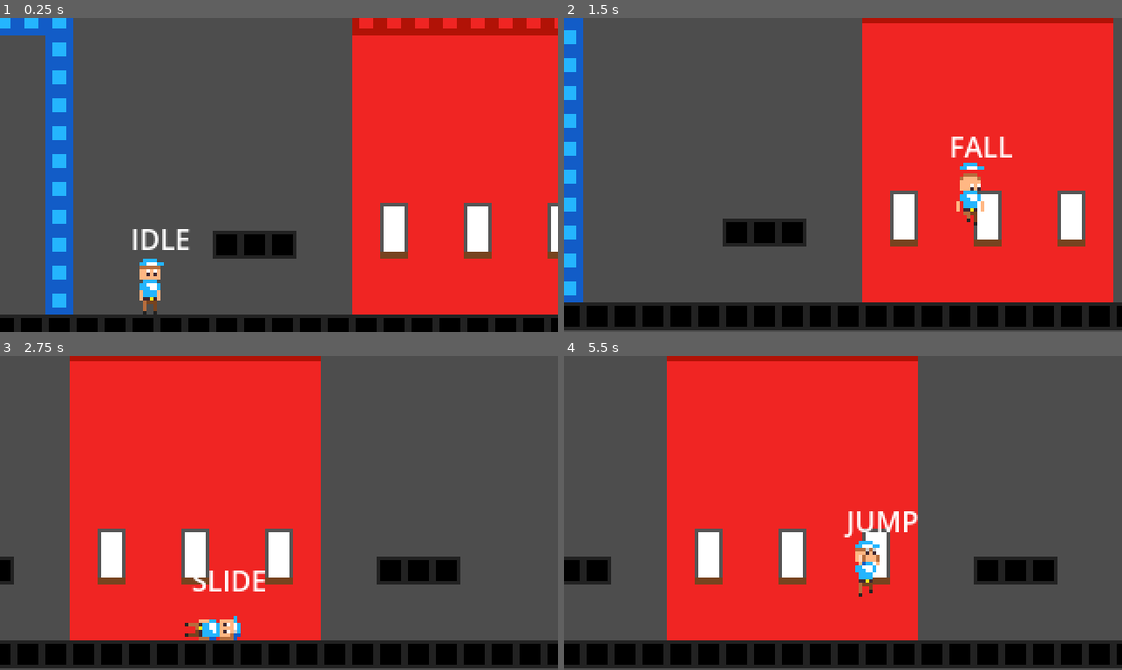
Above: before the commit, frames 1-4 (two rows, left to right).
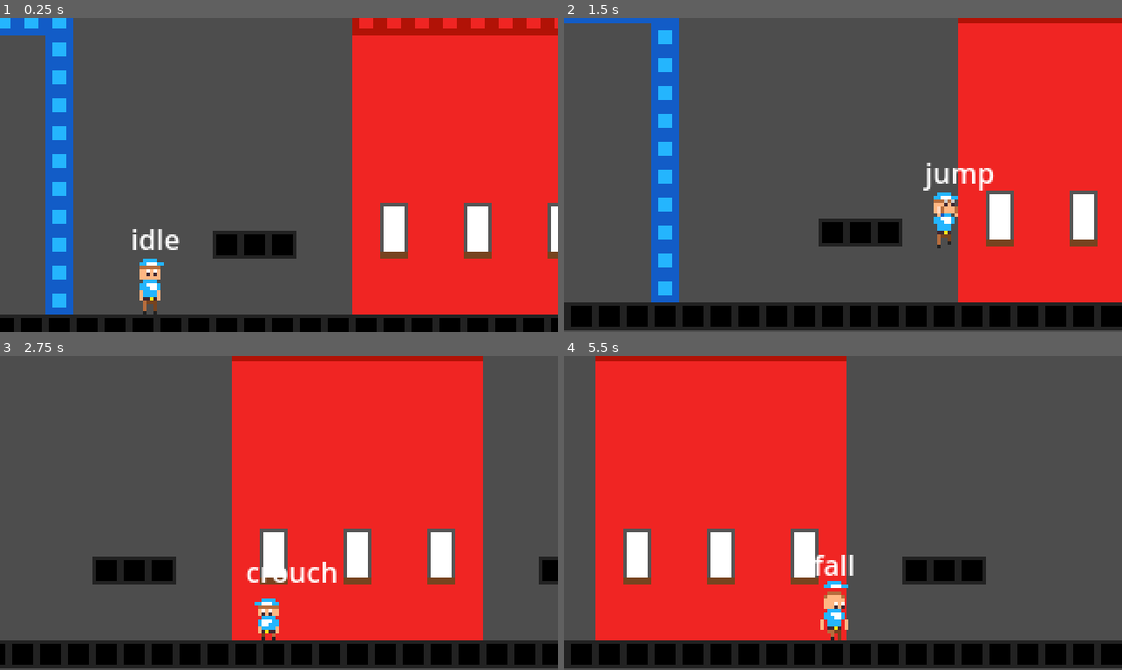
Above: after the commit, the same moments.

Repository: SpicyTime/Post-Haste
Game: Godot game, scene res://Game/game.tscn
Same seed, same stepped clock (60 frames per second), same inputs: the game is played once before the commit and once after it.
Inputs:
- Up to frame 1 (0.25 s): no input
- Up to frame 2 (1.5 s): hold S (crouch) 0.53-1.28 s; hold D (move_right) from 0.53 s (still down); tap W (jump) at 0.77, 0.8, 1.07, 1.35 s
- Up to frame 3 (2.75 s): tap W (jump) at 1.52, 1.82, 2.3 s; tap S (crouch) at 1.55 s; release D (move_right) at 2.03 s; hold A (move_left) from 2.03 s (still down); hold S (crouch) from 2.03 s (still down)
- Up to frame 4 (5.5 s): release A (move_left) at 2.78 s; release S (crouch) at 2.78 s; hold D (move_right) 2.78-4.28 s; tap S (crouch) at 2.85, 4.35 s; tap W (jump) at 3.02, 3.32, 3.6, 3.77, 4.07, 4.52, 4.82, 5.3 s; hold A (move_left) 4.28-5.03 s; hold D (move_right) from 5.03 s (still down); hold S (crouch) from 5.03 s (still down)

The runs differ from the first frame. In frame 1, 0.5% of the frame differs, in the area x 23-35%, y 67-74%; in frame 2, 33%; in frame 3, 56%, in the area x 0-100%, y 0-99%; in frame 4, 31%.

Commit message:
Refactored the PlayerState system into a state machine

Diff:
--- /dev/null
+++ b/StateMachine/States/crouch.gd
@@ -0,0 +1,8 @@
+extends "res://StateMachine/state.gd"
+
+func can_enter() -> bool:
+	var prev_state_name = state_machine.get_state_name(state_machine.prev_state)
+	return machine_owner.is_on_floor() and machine_owner.is_crouching or ((prev_state_name == "slide" or prev_state_name == "crouch") and machine_owner.is_touching_ceiling())
+
+func update(delta: float) -> void:
+	machine_owner.apply_horizontal_movement(delta)
--- /dev/null
+++ b/StateMachine/States/fall.gd
@@ -0,0 +1,8 @@
+extends "res://StateMachine/state.gd"
+
+func can_enter() -> bool:
+	return true
+
+func update(delta: float) -> void:
+	machine_owner.apply_horizontal_movement(delta)
+	machine_owner.velocity.y += machine_owner.GRAVITY * delta
--- /dev/null
+++ b/StateMachine/States/hang.gd
@@ -0,0 +1,15 @@
+extends "res://StateMachine/state.gd"
+
+func can_enter() -> bool:
+	return machine_owner.is_touching_wall_only() and  not machine_owner.hang_touching_wall() and machine_owner.can_hang
+
+func update(delta: float) -> void:
+	var hand_offset: Vector2 = Vector2(7, -7)
+	var hand_pos: Vector2 = machine_owner.global_position + hand_offset
+	var y: int = int(hand_pos.y)
+	var snapped_y: int = y - ((y ) % 16)
+	if abs(snapped_y + 16 - y) < abs(snapped_y - y):
+		snapped_y += 16
+	var delta_y: int= snapped_y - int(hand_pos.y)
+	machine_owner.global_position.y += delta_y
+	machine_owner.velocity = Vector2.ZERO
--- /dev/null
+++ b/StateMachine/States/idle.gd
@@ -0,0 +1,8 @@
+extends "res://StateMachine/state.gd"
+
+func can_enter() -> bool:
+	return machine_owner.is_on_floor() and not machine_owner.is_sliding and  (
+		machine_owner.input_vector.x == 0 and not machine_owner.is_crouching )
+
+func update(delta: float) -> void:
+	machine_owner.velocity.x = move_toward(machine_owner.velocity.x, 0 , machine_owner.FRICTION * delta )
--- /dev/null
+++ b/StateMachine/States/jump.gd
@@ -0,0 +1,7 @@
+extends "res://StateMachine/state.gd"
+func can_enter() -> bool:
+	return machine_owner.velocity.y < 0 or machine_owner.jump_pressed
+
+func update(delta: float) -> void:
+	machine_owner.apply_horizontal_movement(delta)
+	machine_owner.velocity.y += machine_owner.GRAVITY * delta
--- /dev/null
+++ b/StateMachine/States/run.gd
@@ -0,0 +1,8 @@
+extends "res://StateMachine/state.gd"
+
+func can_enter() -> bool:
+	return machine_owner.input_vector.x != 0 and machine_owner.is_on_floor() and not machine_owner.is_sliding
+
+func update(delta: float) -> void:
+	machine_owner.velocity.x = move_toward( machine_owner.velocity.x,  machine_owner.input_vector.x *  machine_owner.MAX_WALK_SPEED,  machine_owner.ACCEL * delta)
+	machine_owner.velocity.y += machine_owner.GRAVITY * delta
--- /dev/null
+++ b/StateMachine/States/slide.gd
@@ -0,0 +1,17 @@
+extends "res://StateMachine/state.gd"
+
+func can_enter() -> bool:
+	return machine_owner.is_on_floor() and machine_owner.is_sliding
+
+func update(delta: float) -> void:
+	machine_owner.velocity.x = move_toward(machine_owner.velocity.x, 0, machine_owner.SLIDE_FRICTION * delta)
+	machine_owner.velocity.y += machine_owner.GRAVITY * delta
+	#Another way the slide is cancelled.
+		#If the player is not inputting a horizontal movement direction and the player is going too slow
+		#the slide is cancelled and the player is put in the IDLE state.
+	if machine_owner.input_vector.x == 0 and abs(machine_owner.velocity.x) < 1 and not machine_owner.is_crouching:
+		machine_owner.is_sliding = false
+		#Otherwise, if the player is inputting a movement direction and the player is going too slow
+		#the slide will be cancelled and the player will be put in the RUN state.
+	elif machine_owner.input_vector.x != 0 and abs(machine_owner.velocity.x) < machine_owner.MAX_WALK_SPEED / 2 and not machine_owner.is_crouching:
+		machine_owner.is_sliding = false
--- /dev/null
+++ b/StateMachine/States/wall_slide.gd
@@ -0,0 +1,7 @@
+extends "res://StateMachine/state.gd"
+
+func can_enter() -> bool:
+	return machine_owner.check_wall_slide_manual() or ( machine_owner.is_touching_wall_only() and machine_owner.time_since_wall_jump <= machine_owner.jump_chain_time)
+
+func update(delta: float) -> void:
+	machine_owner.velocity.y = min(machine_owner.velocity.y + machine_owner.GRAVITY * delta, 30)
--- /dev/null
+++ b/StateMachine/state.gd
@@ -0,0 +1,15 @@
+extends Node
+class_name State
+var machine_owner: CharacterBody2D = null
+var state_machine: StateMachine = null
+func can_enter() -> bool:
+	return false
+
+func enter() -> void:
+	pass
+
+func exit() -> void:
+	pass
+
+func update(_delta: float) -> void:
+	pass
--- /dev/null
+++ b/StateMachine/state_machine.gd
@@ -0,0 +1,74 @@
+extends Node
+class_name StateMachine
+@export var machine_owner: CharacterBody2D = null
+var current_state: State = null
+var current_state_name: String = ""
+var prev_state: State = null
+var states: Dictionary = {}
+var state_textures: Dictionary = {}
+var state_priority: Array[String] = []
+var player_assets_folder_path: String = "res://Assets/Sprites/Player"
+var prev_texture: Texture2D
+func to_snake_case(input: String) -> String:
+	var result := ""
+	for i in input.length():
+		var character := input[i]
+		if character == character.to_upper() and character != character.to_lower() and i != 0:
+			result += "_"
+		result += character.to_lower()
+	return result
+func get_state_name(state: State = current_state) -> String:
+	if state:
+		return to_snake_case(state.name)
+	return ""
+func init_textures() -> void:
+	var dir: DirAccess = DirAccess.open(player_assets_folder_path)
+	if dir:
+		dir.list_dir_begin()
+		var file_name: String = dir.get_next()
+		while file_name != "":
+			if not dir.current_is_dir() and not ".import" in file_name:
+				var texture_path: String = player_assets_folder_path + "/" + file_name
+				var texture: Texture2D = load(texture_path)
+				var texture_name: String = to_snake_case(file_name.get_basename())
+				state_textures[states.get(texture_name)] = texture
+			file_name = dir.get_next()
+		dir.list_dir_end()
+func init_states() -> void:
+	for state in get_children():
+		states[to_snake_case(state.name)] = state
+		state.machine_owner = machine_owner
+		state.state_machine = self
+func _ready() -> void:
+	init_states()
+	init_textures()
+	state_priority = ["idle", "slide", "crouch", "run", "wall_slide", "hang", "jump", "fall"]
+	change_state("idle")
+
+func change_state(state_name: String) -> void:
+	prev_texture = state_textures.get(current_state)
+	if current_state:
+		current_state.exit()
+	current_state = states.get(state_name)
+	current_state_name = state_name
+	if current_state:
+		current_state.enter()
+
+func update(delta: float) -> void:
+
+	for state_name in state_priority:
+		if states.get(state_name).can_enter() and current_state != prev_state:
+			change_state(state_name)
+			break
+	current_state.update(delta)
+	if prev_texture != state_textures.get(current_state) and prev_texture != null:
+		machine_owner.sprite_2d.texture = state_textures.get(current_state)
+		machine_owner.disable_colliders()
+		if current_state_name == "slide":
+			machine_owner.find_child("SlideCollider").disabled = false
+			machine_owner.global_position.y += 8
+		elif current_state_name == "crouch":
+			machine_owner.find_child("CrouchCollider").disabled = false
+			machine_owner.global_position.y += 10
+		else:
+			machine_owner.find_child("RegCollider").disabled = false
--- /dev/null
+++ b/StateMachine/state_machine.tscn
@@ -0,0 +1,38 @@
+[gd_scene load_steps=10 format=3 uid="uid://blrqyccncs87y"]
+
+[ext_resource type="Script" uid="uid://bc76yr27mqu8l" path="res://StateMachine/state_machine.gd" id="1_jm0mb"]
+[ext_resource type="Script" uid="uid://pfeqgfp7pwm7" path="res://StateMachine/States/idle.gd" id="2_71vpo"]
+[ext_resource type="Script" uid="uid://csvxdpb4ubbu8" path="res://StateMachine/States/run.gd" id="3_6k727"]
+[ext_resource type="Script" uid="uid://c3yfwh00bl71w" path="res://StateMachine/States/crouch.gd" id="4_h5dhc"]
+[ext_resource type="Script" uid="uid://dhptl5ky3dqjr" path="res://StateMachine/States/slide.gd" id="5_un2jp"]
+[ext_resource type="Script" uid="uid://y6b602wgb5k3" path="res://StateMachine/States/wall_slide.gd" id="6_krt0f"]
+[ext_resource type="Script" uid="uid://bves0vlowdgii" path="res://StateMachine/States/hang.gd" id="7_klees"]
+[ext_resource type="Script" uid="uid://bpkyjy2y4q1ye" path="res://StateMachine/States/jump.gd" id="8_4iomq"]
+[ext_resource type="Script" uid="uid://catu6elp52riv" path="res://StateMachine/States/fall.gd" id="9_7ishc"]
+
+[node name="StateMachine" type="Node"]
+script = ExtResource("1_jm0mb")
+
+[node name="Idle" type="Node" parent="."]
+script = ExtResource("2_71vpo")
+
+[node name="Run" type="Node" parent="."]
+script = ExtResource("3_6k727")
+
+[node name="Crouch" type="Node" parent="."]
+script = ExtResource("4_h5dhc")
+
+[node name="Slide" type="Node" parent="."]
+script = ExtResource("5_un2jp")
+
+[node name="WallSlide" type="Node" parent="."]
+script = ExtResource("6_krt0f")
+
+[node name="Hang" type="Node" parent="."]
+script = ExtResource("7_klees")
+
+[node name="Jump" type="Node" parent="."]
+script = ExtResource("8_4iomq")
+
+[node name="Fall" type="Node" parent="."]
+script = ExtResource("9_7ishc")
--- a/player.gd
+++ b/player.gd
@@ -5,21 +5,11 @@
 @onready var climb_check_right: RayCast2D = $RayChecks/ClimbCheckRight
 @onready var climb_check_left: RayCast2D = $RayChecks/ClimbCheckLeft
 @onready var sprite_2d: Sprite2D = $Sprite2D
+@onready var state_machine: Node = $StateMachine
 @onready var label: Label = $Label
 @onready var coyote_timer: Timer = $CoyoteTimer
 
 @export var coyote_time_buffer: float = 0.2
-
-enum PlayerState{
-	IDLE,
-	RUN,
-	JUMP,
-	WALL_SLIDE,
-	SLIDE,
-	FALL,
-	CROUCH,
-	HANG
-}
 
 const GRAVITY: int = 1200
 const MAX_WALK_SPEED: int = 200
@@ -31,7 +21,6 @@
 const FRICTION: int = 1400
 const SLIDE_FRICTION: int = 300
 const AIR_FRICTION: int = 600
-var state: PlayerState = PlayerState.IDLE
 var state_textures: Dictionary = {}
 var state_colliders: Dictionary = {}
 var is_sliding: bool = false
@@ -43,25 +32,28 @@
 var can_hang: bool = true
 var input_vector: Vector2 = Vector2.ZERO
 var prev_texture: Texture2D
-var prev_state: PlayerState = PlayerState.IDLE
 var jump_chain_time: float = 0.7
 var time_since_wall_jump: float = 0.0
-
+func disable_colliders() -> void:
+	$RegCollider.disabled = true
+	$SlideCollider.disabled = true
+	$CrouchCollider.disabled = true
 #Returns true only if the input direction is the same as the current wall that the player is touching and if they are not on the floor
-func _check_wall_slide_manual() -> bool:
+func check_wall_slide_manual() -> bool:
 	return (
 		(input_vector.x > 0 and _is_on_right_wall()) or
 		(input_vector.x < 0 and _is_on_left_wall())
 	) and not is_on_floor()
-func _hang_touching_wall() -> bool:
+
+func hang_touching_wall() -> bool:
 	return climb_check_left.is_colliding() or climb_check_right.is_colliding()
-func _is_touching_wall_only() -> bool:
+func is_touching_wall_only() -> bool:
 	return (_is_on_right_wall() or _is_on_left_wall()) and not is_on_floor()
 
 func _is_on_left_wall() -> bool:
 	return left_wall_check.is_colliding()
 
-func _is_touching_ceiling()-> bool:
+func is_touching_ceiling()-> bool:
 	return ceiling_check.is_colliding()
 func _is_on_right_wall() -> bool:
 	return right_wall_check.is_colliding()
@@ -77,11 +69,15 @@
 
 func _should_perform_slide() -> bool:
 	if  input_vector.x != 0 and is_crouching :
-		if prev_state == PlayerState.FALL:
+		if state_machine.get_state_name(state_machine.prev_state) == "fall":
 			return true
-		elif prev_state != PlayerState.FALL and crouch_pressed:
+		elif state_machine.get_state_name(state_machine.prev_state) !=" fall" and crouch_pressed:
 			return true
 	return false
+func _get_facing_direction() -> int:
+	if sprite_2d.flip_h == false:
+		return 1
+	return -1
 
 func _handle_input() -> void:
 	var prev_input_vector: Vector2 = input_vector
@@ -98,9 +94,9 @@
 
 	is_crouching = false
 	if Input.is_action_pressed("crouch"):
-		if state == PlayerState.FALL:
+		if state_machine.current_state_name == "fall":
 			velocity.y += fall_accel
-		elif state == PlayerState.HANG:
+		elif state_machine.current_state_name == "hang":
 			can_hang = false
 			$HangCooldown.start()
 		is_crouching = true
@@ -111,11 +107,15 @@
 	jump_pressed = Input.is_action_just_pressed("jump")
 
 	if jump_pressed and (is_on_floor()  or can_coyote):
-		if prev_state == PlayerState.SLIDE:
+		if state_machine.get_state_name(state_machine.prev_state) == "slide":
 			is_sliding = false
 			velocity.y = -JUMP_FORCE + -SLIDE_JUMP_BOOST
 		else:
 			velocity.y = -JUMP_FORCE
+
+	if jump_pressed and state_machine.get_state_name() == "hang":
+		var facing_direction: int = _get_facing_direction()
+		global_position += Vector2(16 * facing_direction, -24)
 
 	if slide_pressed and is_on_floor() and not is_sliding:
 		velocity.x += input_vector.x * SLIDE_FORCE
@@ -126,156 +126,20 @@
 	if is_sliding and ((input_vector.x < 0 and velocity.x > 0) or (input_vector.x > 0 and velocity.x < 0)):
 		is_sliding = false
 		velocity.x /= 1.5
-	elif _is_touching_wall_only():
-		if jump_pressed and (state == PlayerState.WALL_SLIDE or time_since_wall_jump <= jump_chain_time):
+	elif is_touching_wall_only():
+		if jump_pressed and (state_machine.current_state_name == "wall_slide" or time_since_wall_jump <= jump_chain_time):
 			_perform_wall_jump()
 
-func _update_state() -> void:
-	prev_state = state
-	#Handles all the basic floor states
-	if is_on_floor() and not is_sliding:
-		if input_vector.x == 0 and not is_crouching :
-				state = PlayerState.IDLE
-		else:
-			state = PlayerState.RUN
-		if is_crouching or ((prev_state == PlayerState.SLIDE or prev_state == PlayerState.CROUCH) and _is_touching_ceiling()):
-			state = PlayerState.CROUCH
-	#Handles the sliding state
-	elif is_on_floor() and is_sliding:
-		state = PlayerState.SLIDE
-		#Another way the slide is cancelled.
-		#If the player is not inputting a horizontal movement direction and the player is going too slow
-		#the slide is cancelled and the player is put in the IDLE state.
-		if input_vector.x == 0 and abs(velocity.x) < 1 and not is_crouching:
-			if _is_touching_ceiling():
-				state = PlayerState.CROUCH
-			else:
-				state = PlayerState.IDLE
-			is_sliding = false
-		#Otherwise, if the player is inputting a movement direction and the player is going too slow
-		#the slide will be cancelled and the player will be put in the RUN state.
-		elif input_vector.x != 0 and abs(velocity.x) < MAX_WALK_SPEED and not is_crouching:
-			if _is_touching_ceiling():
-				state = PlayerState.CROUCH
-			else:
-				state = PlayerState.RUN
-			is_sliding = false
-	elif _check_wall_slide_manual() or ( _is_touching_wall_only() and time_since_wall_jump <= jump_chain_time):
-		state = PlayerState.WALL_SLIDE
-	elif _is_touching_wall_only() and  not _hang_touching_wall() and can_hang:
-		state = PlayerState.HANG
-	elif velocity.y < 0 or jump_pressed:
-		state = PlayerState.JUMP
-	else:
-		state = PlayerState.FALL
-		if prev_state != PlayerState.JUMP and prev_state != PlayerState.FALL and prev_state != PlayerState.WALL_SLIDE:
-			coyote_timer.start()
-			can_coyote = true
-	#Swaps textures and colliders based on the current PlayerState
-	if prev_texture != state_textures.get(state):
-		label.text = _get_state_name(state)
-		if state in state_textures.keys():
-			sprite_2d.texture = state_textures.get(state)
-			prev_texture = state_textures.get(state)
-			_swap_collider(state)
-
-func _swap_collider(player_state: PlayerState) -> void:
-	#Changes the collider size based on the current state
-	$RegCollider.disabled = true
-	$SlideCollider.disabled = true
-	$CrouchCollider.disabled = true
-	if player_state == PlayerState.SLIDE:
-		$SlideCollider.disabled = false
-		if prev_state != PlayerState.CROUCH:
-			global_position.y += 8
-	elif player_state == PlayerState.CROUCH:
-		$CrouchCollider.disabled = false
-		if prev_state != PlayerState.SLIDE:
-			global_position.y += 10
-	else:
-		$RegCollider.disabled = false
-
-func _get_state_name(player_state: PlayerState) -> String:
-	#This is used for displaying the state above the players head
-	match player_state:
-		PlayerState.IDLE: return "IDLE"
-		PlayerState.RUN: return "RUN"
-		PlayerState.JUMP: return "JUMP"
-		PlayerState.WALL_SLIDE: return "WALL_SLIDE"
-		PlayerState.SLIDE: return "SLIDE"
-		PlayerState.FALL: return "FALL"
-		PlayerState.CROUCH: return "CROUCH"
-		PlayerState.HANG: return "HANG"
-	return "UNKNOWN"
-
-func _apply_horizontal_movement(delta: float) -> void:
+func apply_horizontal_movement(delta: float) -> void:
 	if input_vector != Vector2.ZERO:
 		velocity.x = move_toward(velocity.x, input_vector.x * MAX_CROUCH_SPEED, ACCEL * delta)
 	else:
 		velocity.x = move_toward(velocity.x, 0, FRICTION * delta)
 
-func _process_idle(delta: float) -> void:
-	velocity.x = move_toward(velocity.x, 0, FRICTION * delta)
-	velocity.y += GRAVITY * delta
-
-func _process_run(delta: float) -> void:
-	velocity.x = move_toward(velocity.x, input_vector.x * MAX_WALK_SPEED, ACCEL * delta)
-	velocity.y += GRAVITY * delta
-
-func _process_jump(delta: float) -> void:
-	_apply_horizontal_movement(delta)
-	velocity.y += GRAVITY * delta
-
-func _process_fall(delta: float) -> void:
-	velocity.y += GRAVITY * delta
-	# Allow movement while falling
-	_apply_horizontal_movement(delta)
-
-func _process_slide(delta: float) -> void:
-	velocity.x = move_toward(velocity.x, 0, SLIDE_FRICTION * delta)
-	velocity.y += GRAVITY * delta
-
-func _process_wall_slide(delta: float) -> void:
-	velocity.y = min(velocity.y + GRAVITY * delta, 30)
-
-func _process_crouch(delta: float) -> void:
-	_apply_horizontal_movement(delta)
-
-func _process_hang(_delta: float) -> void:
-	var hand_offset: Vector2 = Vector2(7, -7)
-	var hand_pos: Vector2 = global_position + hand_offset
-
-	var y: int = int(hand_pos.y)
-	var snapped_y = y - ((y ) % 16)
-	if abs(snapped_y + 16 - y) < abs(snapped_y - y):
-		snapped_y += 16
-
-	var delta_y: int= snapped_y - int(hand_pos.y)
-	global_position.y += delta_y
-
-
-	velocity = Vector2.ZERO
-
 func _physics_process(delta: float) -> void:
 	_handle_input()
-	match state:
-		PlayerState.IDLE:
-			_process_idle(delta)
-		PlayerState.RUN:
-			_process_run(delta)
-		PlayerState.JUMP:
-			_process_jump(delta)
-		PlayerState.WALL_SLIDE:
-			_process_wall_slide(delta)
-		PlayerState.SLIDE:
-			_process_slide(delta)
-		PlayerState.FALL:
-			_process_fall(delta)
-		PlayerState.CROUCH:
-			_process_crouch(delta)
-		PlayerState.HANG:
-			_process_hang(delta)
-	_update_state()
+	state_machine.update(delta)
+	$Label.text = state_machine.current_state_name
 	move_and_slide()
 
 func _process(delta: float) -> void:
@@ -287,16 +151,6 @@
 	elif velocity.x < 0:
 		sprite_2d.flip_h = true
 
-func _ready() -> void:
-	#Initializes the dictionary responsible for swapping textures based on the current PlayerState
-	state_textures[PlayerState.IDLE] = preload("res://Assets/Sprites/Player/PlayerIdle.png")
-	state_textures[PlayerState.SLIDE] = preload("res://Assets/Sprites/Player/PlayerSliding.png")
-	state_textures[PlayerState.CROUCH] = preload("res://Assets/Sprites/Player/PlayerCrouching.png")
-	state_textures[PlayerState.FALL] = preload("res://Assets/Sprites/Player/PlayerFalling.png")
-	state_textures[PlayerState.JUMP] = preload("res://Assets/Sprites/Player/PlayerJumping.png")
-	state_textures[PlayerState.RUN] = preload("res://Assets/Sprites/Player/PlayerRun.png")
-	state_textures[PlayerState.WALL_SLIDE] = preload("res://Assets/Sprites/Player/PlayerWallSliding.png")
-	state_textures[PlayerState.HANG] = preload("res://Assets/Sprites/Player/PlayerHang.png")
 func _on_coyote_timer_timeout() -> void:
 	can_coyote = false
 
--- a/player.tscn
+++ b/player.tscn
@@ -1,7 +1,8 @@
-[gd_scene load_steps=6 format=3 uid="uid://bika4472fwiup"]
+[gd_scene load_steps=7 format=3 uid="uid://bika4472fwiup"]
 
-[ext_resource type="Script" uid="uid://rdgjlxsv3ais" path="res://player.gd" id="1_onrkg"]
-[ext_resource type="Texture2D" uid="uid://fmjgqpfc4ofq" path="res://Assets/Sprites/Player/PlayerHang.png" id="2_onrkg"]
+[ext_resource type="Script" uid="uid://ysdyd1te136g" path="res://player.gd" id="1_onrkg"]
+[ext_resource type="Texture2D" uid="uid://bv60p06xpm8u" path="res://Assets/Sprites/Player/Idle.png" id="2_i3pqv"]
+[ext_resource type="PackedScene" uid="uid://blrqyccncs87y" path="res://StateMachine/state_machine.tscn" id="3_i3pqv"]
 
 [sub_resource type="CapsuleShape2D" id="CapsuleShape2D_onrkg"]
 radius = 7.0
@@ -20,7 +21,7 @@
 script = ExtResource("1_onrkg")
 
 [node name="Sprite2D" type="Sprite2D" parent="."]
-texture = ExtResource("2_onrkg")
+texture = ExtResource("2_i3pqv")
 
 [node name="RegCollider" type="CollisionShape2D" parent="."]
 visible = false
@@ -79,5 +80,8 @@
 position = Vector2(0, 10)
 target_position = Vector2(0, -24)
 
+[node name="StateMachine" parent="." node_paths=PackedStringArray("machine_owner") instance=ExtResource("3_i3pqv")]
+machine_owner = NodePath("..")
+
 [connection signal="timeout" from="CoyoteTimer" to="." method="_on_coyote_timer_timeout"]
 [connection signal="timeout" from="HangCooldown" to="." method="_on_hang_cooldown_timeout"]
--- /dev/null
+++ b/script_templates/StateMachineState/state_machine_state.gd
@@ -0,0 +1,19 @@
+# meta-description: Base template for a StateMachineState script
+# meta-default: true
+
+extends _BASE_
+
+
+# Called when the state machine enters this state.
+func _enter_state() -> void:
+	pass
+
+
+# Called every frame when this state is active.
+func _process(delta: float) -> void:
+	pass
+
+
+# Called when the state machine exits this state.
+func _exit_state() -> void:
+	pass
--- /dev/null
+++ b/state_machine.gd
@@ -0,0 +1 @@
+extends Node
Renamed: Assets/Sprites/Player/PlayerCrouching.png -> Assets/Sprites/Player/Crouch.png
Renamed: Assets/Sprites/Player/PlayerFalling.png -> Assets/Sprites/Player/Fall.png
Renamed: Assets/Sprites/Player/PlayerHang.png -> Assets/Sprites/Player/Hang.png
Renamed: Assets/Sprites/Player/PlayerIdle.png -> Assets/Sprites/Player/Idle.png
Renamed: Assets/Sprites/Player/PlayerJumping.png -> Assets/Sprites/Player/Jump.png
Renamed: Assets/Sprites/Player/PlayerRun.png -> Assets/Sprites/Player/Run.png
Renamed: Assets/Sprites/Player/PlayerSliding.png -> Assets/Sprites/Player/Slide.png
Renamed: Assets/Sprites/Player/PlayerWallSliding.png -> Assets/Sprites/Player/WallSlide.png
Not shown: 1 places in Game/game.tscn that only renumber resources
Binary file removed: Tileset.png
Not shown, added: script_templates/.gdignore
